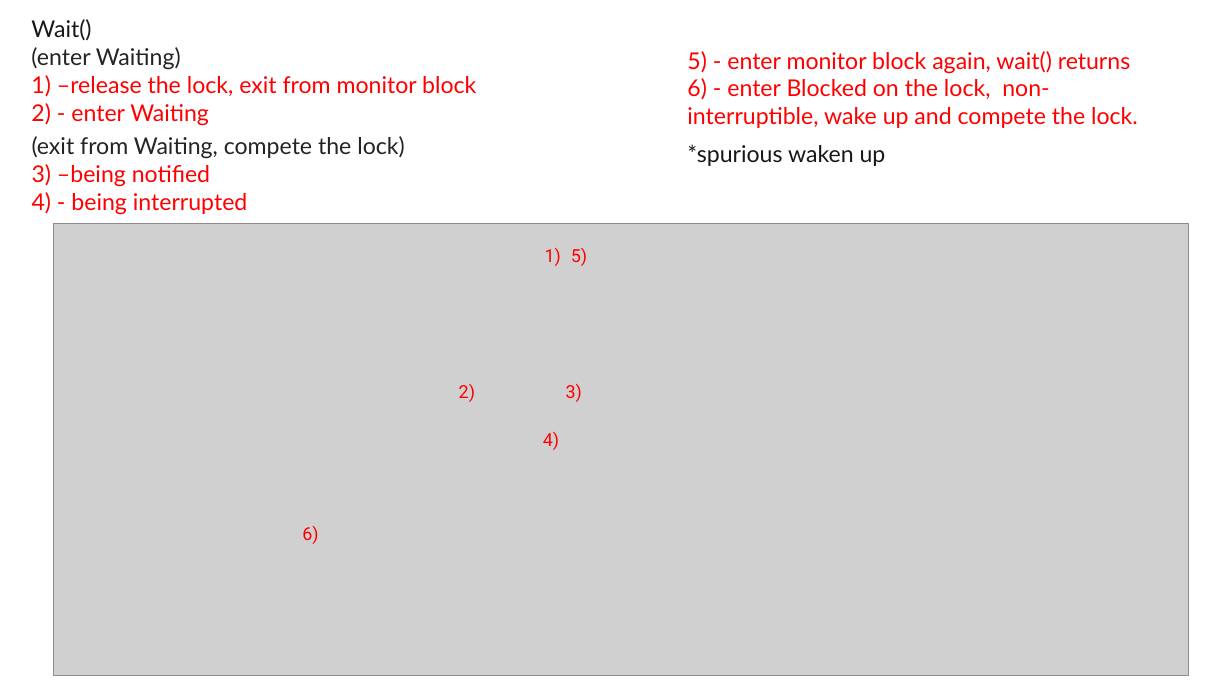
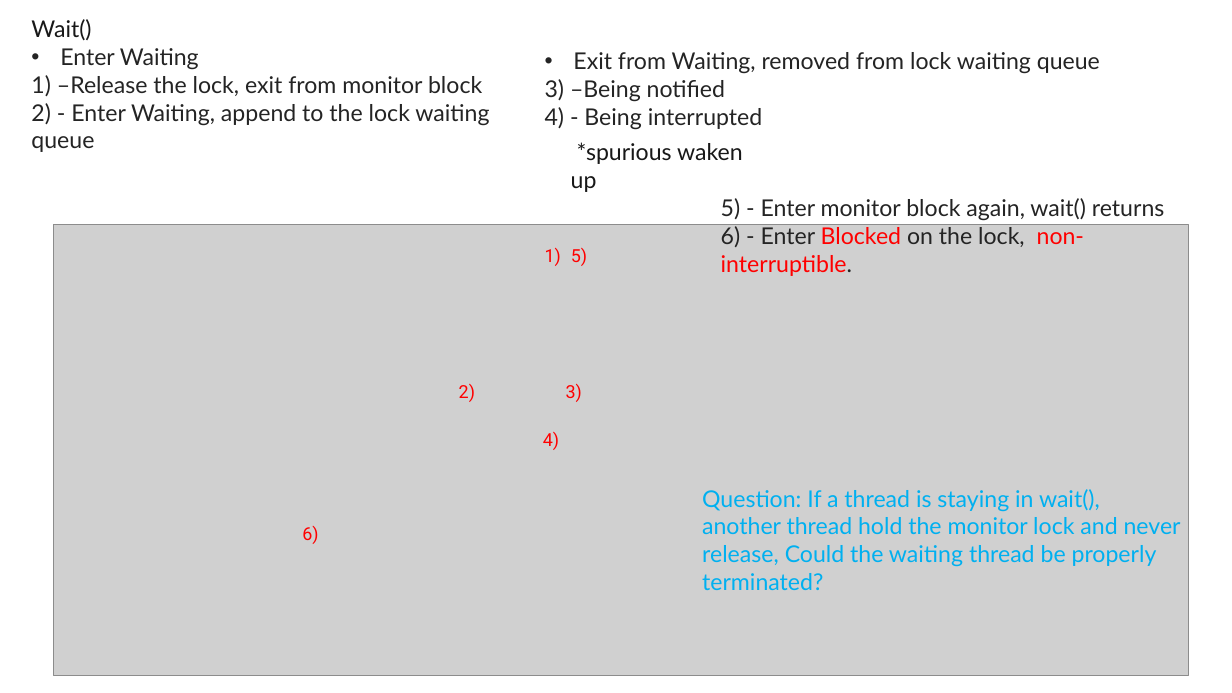
Before and after one commit to exiaoqu/ProducerConsumerProblemInJava, a slide deck: slide 11 of Producer and Consumer in Java.pptx (slide 12 before the commit). Drawn at 1232x693 pixels with LibreOffice and Linux fonts; fonts in the diff are those of the drawing; grey boxes stand for pictures; background and template pictures are left out. Boxes give left, top, right and bottom in pixels: in the first picture for what was removed or moved away, otherwise in the second. Text is boxed around its words. In the diff, an @@ line names an element or a change of style, - is before the commit and + after.

Commit message:
Revise the presentation slides again

```diff
--- a/Producer and Consumer in Java.pptx
+++ b/Producer and Consumer in Java.pptx
@@ text at [31, 48, 489, 152]: text changed; text colour #FF0000 to #242424 @@
-(enter Waiting)
-1) –release the lock, exit from monitor block
-2) - enter Waiting
+• Enter Waiting
+1) –Release the lock, exit from monitor block
+2) - Enter Waiting, append to the lock waiting queue
@@ text at [545, 52, 1100, 130]: text changed; text colour #FF0000 to #242424 @@
-(exit from Waiting, compete the lock)
-3) –being notified
-4) - being interrupted
+• Exit from Waiting, removed from lock waiting queue
+3) –Being notified
+4) - Being interrupted
@@ text "*spurious waken up" rewrapped from [687, 144, 886, 166] to [571, 142, 743, 192] @@
@@ text at [721, 198, 1164, 276]: text changed; text colour #FF0000 to #242424 @@
-5) - enter monitor block again, wait() returns
-6) - enter Blocked on the lock, non- interruptible, wake up and compete the lock.
+5) - Enter monitor block again, wait() returns
+6) - Enter Blocked on the lock, non- interruptible.
@@ text added at [702, 489, 1181, 590], 18 pt, text #00B0F0 @@
+Question: If a thread is staying in wait(), another thread hold the monitor lock and never release, Could the waiting thread be properly terminated?
```
Also in this commit, not shown: 15 other slides changed, 4 slides added, 5 slides removed.
